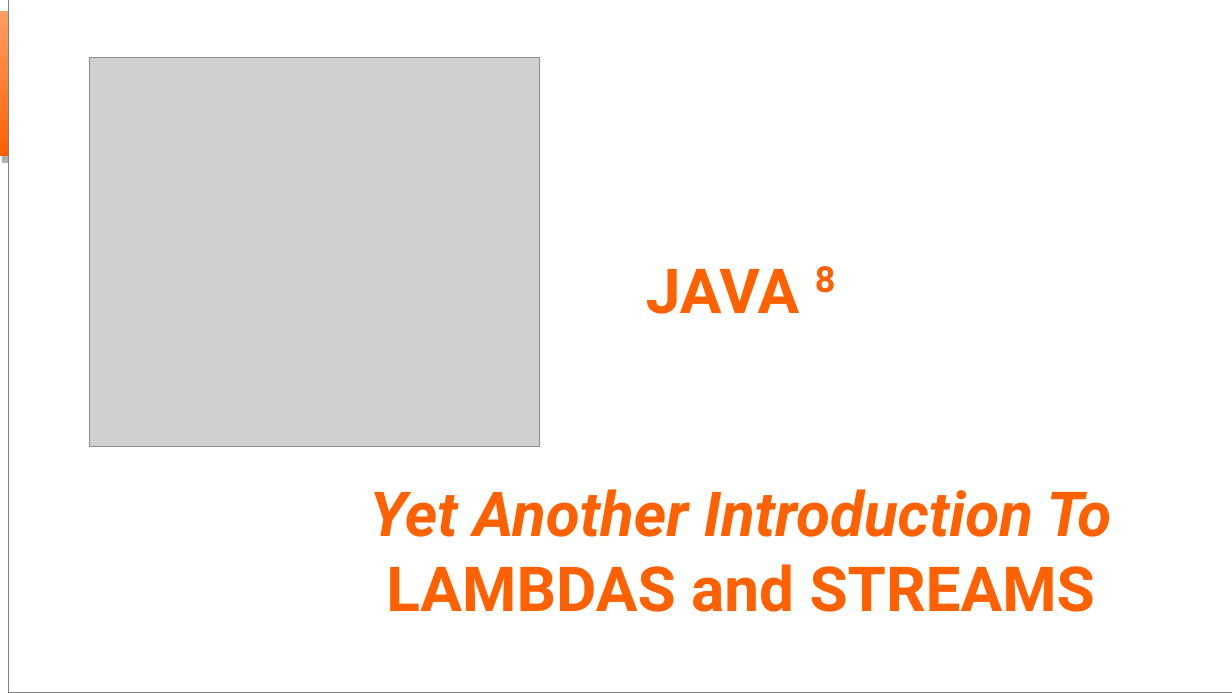
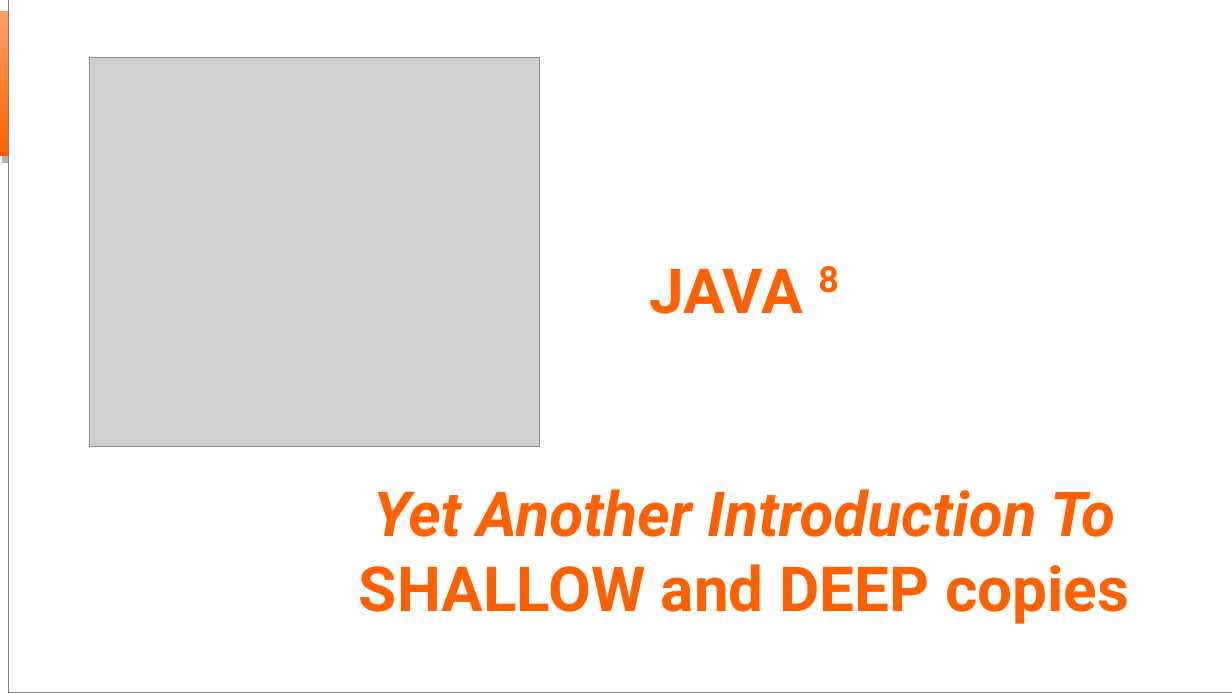
Before and after one commit to oscar-besga-panel/YaitLambdas, a slide deck: slide 1 of YaitShallowAndDeepCopies_en.odp. Drawn at 1232x693 pixels with LibreOffice and Linux fonts; fonts in the diff are those of the drawing; grey boxes stand for pictures; background and template pictures are left out. Boxes give left, top, right and bottom in pixels: in the first picture for what was removed or moved away, otherwise in the second. Text is boxed around its words. In the diff, an @@ line names an element or a change of style, - is before the commit and + after.

```diff
--- a/YaitShallowAndDeepCopies_en.odp
+++ b/YaitShallowAndDeepCopies_en.odp
@@ text at <box>359,564,1129,624</box>: text changed @@
-LAMBDAS and STREAMS
+SHALLOW and DEEP copies
```
Also in this commit, not shown: 7 slides added, 18 slides removed, 1 other file.
